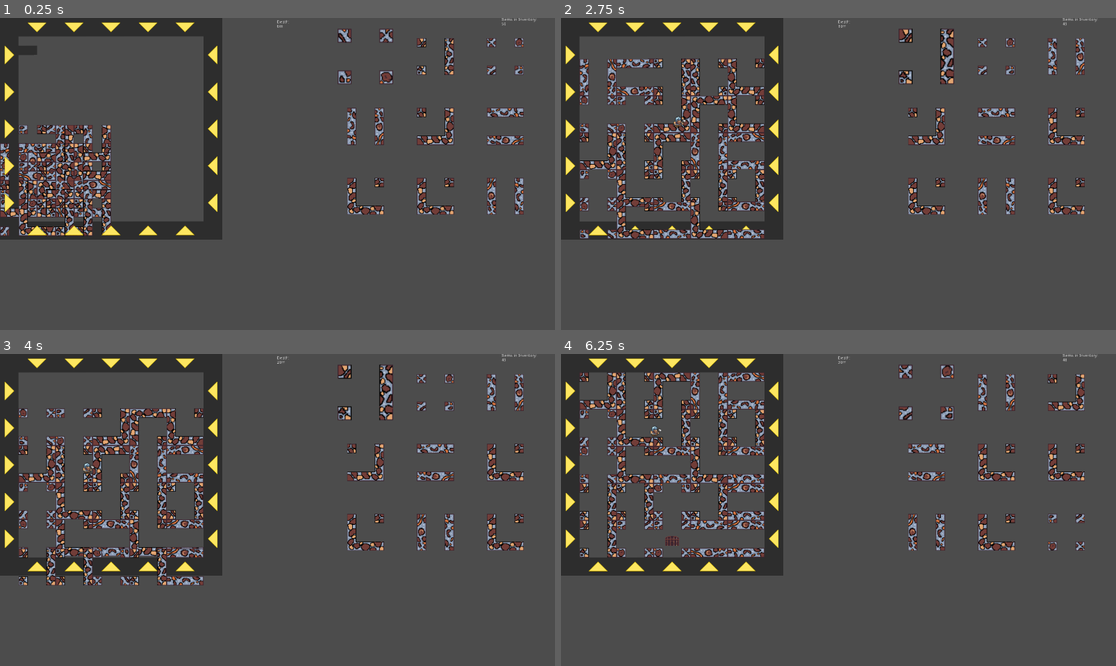
Above: before the commit, frames 1-4 (two rows, left to right).
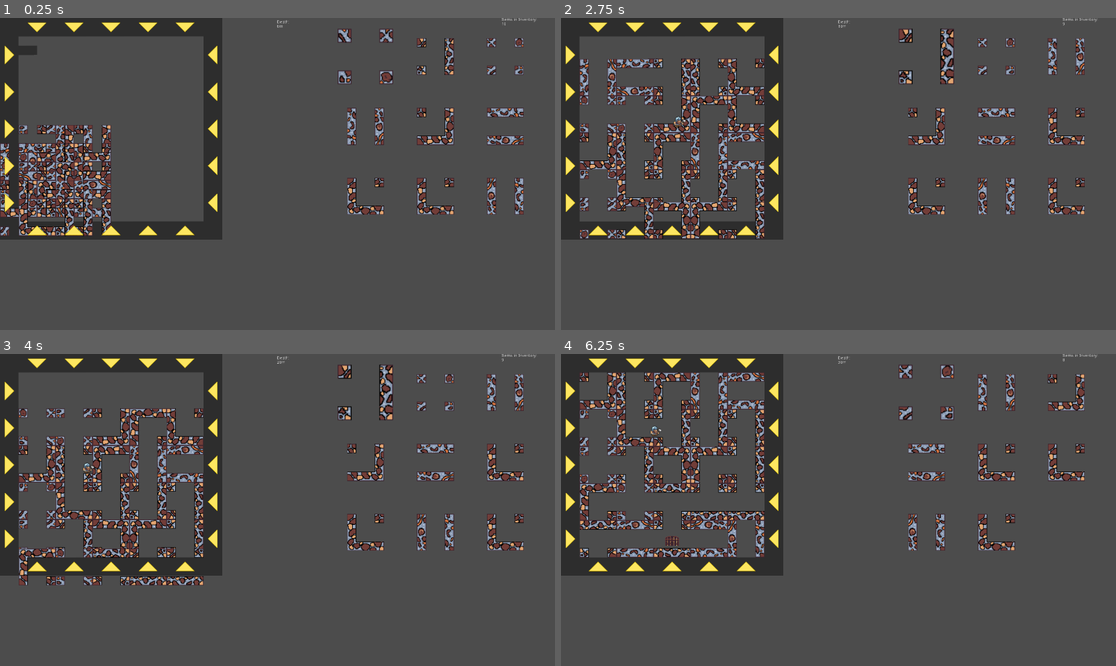
Above: after the commit, the same moments.

Repository: DorianSnowball/amazeing-mine
Game: Godot game, scene res://MainUI.tscn
The game is run twice, just before and just after one commit, with the same random seed, the same clock (stepped at 60 frames per second) and the same inputs.
Inputs (mouse positions are in pixels of both pictures, inside the frame that each line leads up to):
- Up to frame 1 (0.25 s): no input
- Up to frame 2 (2.75 s): hold D (move_right) 0.53-1.25 s; tap Space (jump) at 0.77, 2.27 s; click (572, 55) at 1.27 s; hold D (move_right) from 2.03 s (still down)
- Up to frame 3 (4 s): release D (move_right) at 2.78 s; hold A (move_left) 2.78-3.53 s; hold D (move_right) from 3.53 s (still down); tap Space (jump) at 3.77 s
- Up to frame 4 (6.25 s): tap Space (jump) at 4.52, 5.27 s; tap Enter at 5 s; release D (move_right) at 5.03 s; hold A (move_left) 5.03-5.78 s; hold D (move_right) from 5.78 s (still down)

The runs differ from the first frame. In frame 1, less than 0.1% of the frame differs, in the area x 90-91%, y 1-3%; in frame 2, 1.7%; in frame 3, 2.8%; in frame 4, 5.1%, in the area x 3-95%, y 1-66%.

Commit message:
mehr bling bling und balancing

Diff:
--- a/game/InvNode.gd
+++ b/game/InvNode.gd
@@ -10,7 +10,7 @@
 var padding_tiles = 50
 var padding_screen = 70
 var cols = 3
-var start_tiles = 50
+var start_tiles = 10
 
 var button_count = 9
 
Binary file changed: game/Sprites/Chest.png
